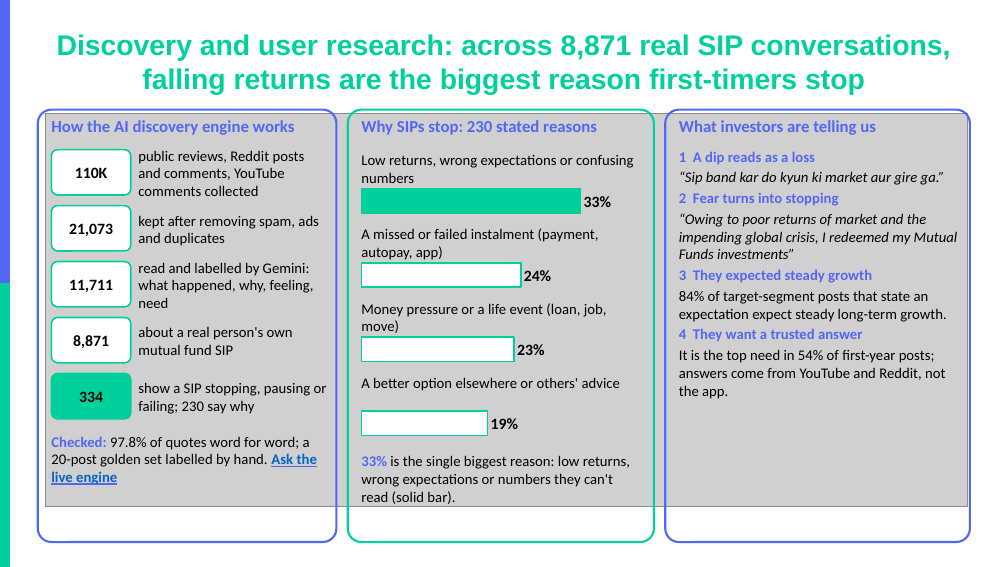
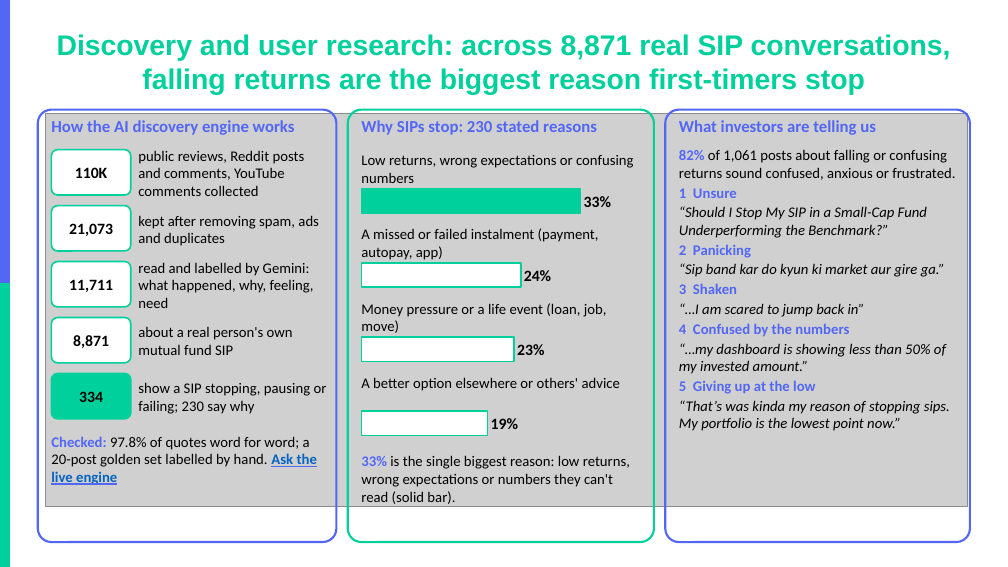
Before and after one commit to akarshita711/NEXTLEAP_GRAD_PROJECT_groww_SIP_research, a slide deck: slide 3 of deck/NL_Groww.pptx. Drawn at 1008x567 pixels with LibreOffice and Linux fonts; fonts in the diff are those of the drawing; grey boxes stand for pictures; background and template pictures are left out. Boxes give left, top, right and bottom in pixels: in the first picture for what was removed or moved away, otherwise in the second. Text is boxed around its words. In the diff, an @@ line names an element or a change of style, - is before the commit and + after.

```diff
--- a/deck/NL_Groww.pptx
+++ b/deck/NL_Groww.pptx
@@ text at <box>679,149,955,258</box>: text changed; text colour #5367F5 to #000000; bold off @@
-1 A dip reads as a loss
+82% of 1,061 posts about falling or confusing returns sound confused, anxious or frustrated.
+1 Unsure
+“Should I Stop My SIP in a Small-Cap Fund Underperforming the Benchmark?”
+2 Panicking
@@ text at <box>679,263,945,277</box>: less space between paragraphs @@
@@ text at <box>679,283,950,431</box>: text changed; italic on @@
-2 Fear turns into stopping
-“Owing to poor returns of market and the impending global crisis, I redeemed my Mutual Funds investments”
-3 They expected steady growth
-84% of target-segment posts that state an expectation expect steady long-term growth.
-4 They want a trusted answer
-It is the top need in 54% of first-year posts; answers come from YouTube and Reddit, not the app.
+3 Shaken
+“…I am scared to jump back in”
+4 Confused by the numbers
+“…my dashboard is showing less than 50% of my invested amount.”
+5 Giving up at the low
+“That’s was kinda my reason of stopping sips. My portfolio is the lowest point now.”
```
Also in this commit, not shown: 4 other slides changed, 3 other files.
